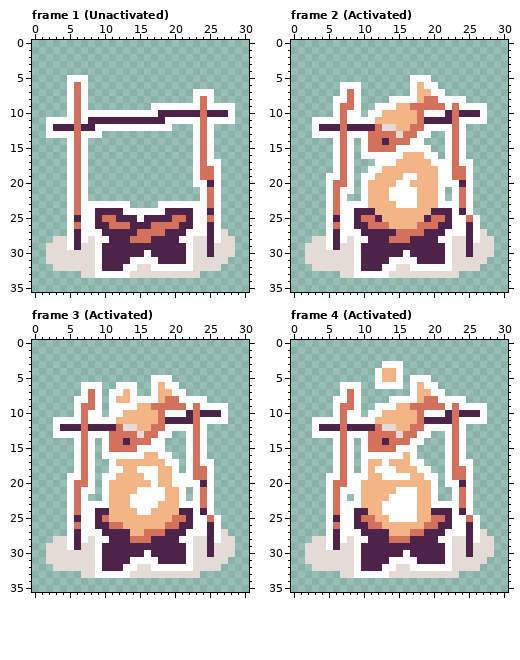
Pixel-art file: public/assets/tilesets/Campfire.aseprite. The picture above is the old version.
31x36 pixels, 5 frames. Shown: frame 1 (Unactivated), frame 2 (Activated), frame 3 (Activated), frame 4 (Activated). The commit also changed other frames, which this record leaves out.
After the commit:
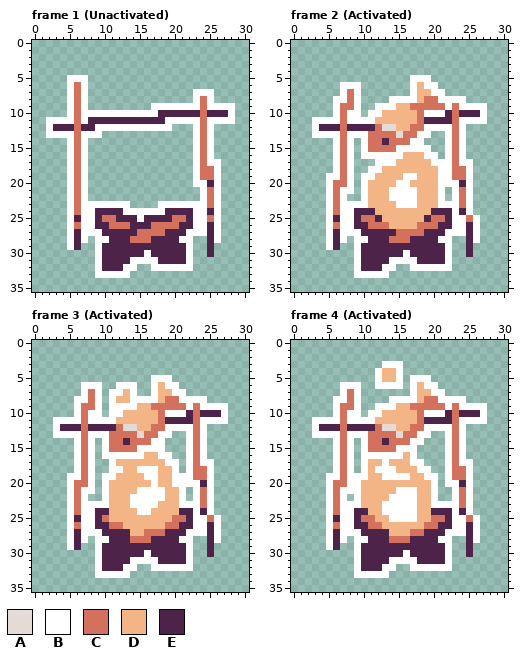
Palette (. is transparent): A #e4dbd6  B #ffffff  C #d4715d  D #f3b486  E #4d234a
What changed:
Frame 1 (Unactivated), layer "Layer 1":
y 27: x 27 A -> .
y 28: x 3..4 AA -> ..; x 8 A -> .; x 23..24 AA -> ..; x 27..28 AA -> ..
y 29: x 2..4 AAA -> ...; x 7..8 AA -> ..; x 23..24 AA -> ..; x 26..28 AAA -> ...
y 30: x 2..8 AAAAAAA -> .......; x 23..24 AA -> ..; x 26..28 AAA -> ...
y 31: x 2..8 AAAAAAA -> .......; x 23..27 AAAAA -> .....
y 32: x 3..8 AAAAAA -> ......; x 15..16 AA -> ..; x 23..26 AAAA -> ....
y 33: x 7..8 AA -> ..; x 14..23 AAAAAAAAAA -> ..........
Frame 2 (Activated), layer "Layer 1": the same change as frame 1 (Unactivated)
Frame 3 (Activated), layer "Layer 1": the same change as frame 1 (Unactivated)
Frame 4 (Activated), layer "Layer 1": the same change as frame 1 (Unactivated)
Boxes around the changes in both pictures, in picture pixels (x1, y1, x2, y2):
erased: (130, 229, 235, 278)
erased: (46, 236, 95, 278)
erased: (389, 229, 494, 278)
erased: (305, 236, 354, 278)
erased: (130, 529, 235, 578)
erased: (46, 536, 95, 578)
erased: (389, 529, 494, 578)
erased: (305, 536, 354, 578)
